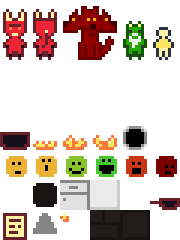
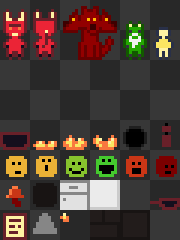
Revision of a layered w=180, h=240 image; what changed, layer by layer:
painted on "main" over (6, 123, 171, 207)
showed "background" over (0, 0, 180, 240)
